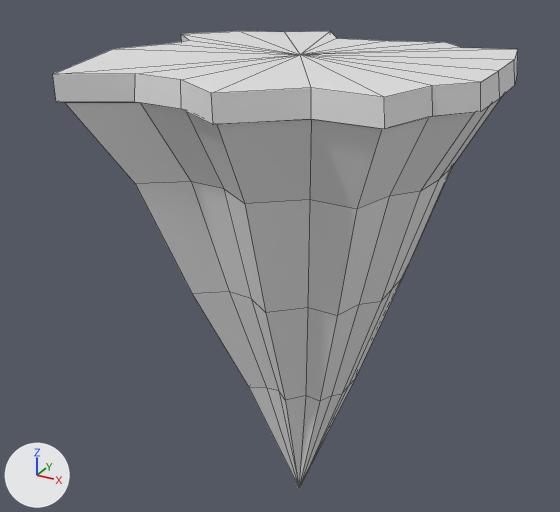
An edit to the OBJ model Assets/Islands/islandmountain.obj, drawn before and after from the same camera.
Both versions are drawn from a 50 mm lens placed at (24.0, -46.9, 53.0), pointed at (-2.1, 0.6, 29.3). Lighting does not change. The marker at lower left points along +X, +Y and +Z. Mesh edges are drawn as thin lines. Where no turn or scale is listed for an object, it has been applied to the vertices.

The first picture shows 'Vert.001', 'Vert.002'.
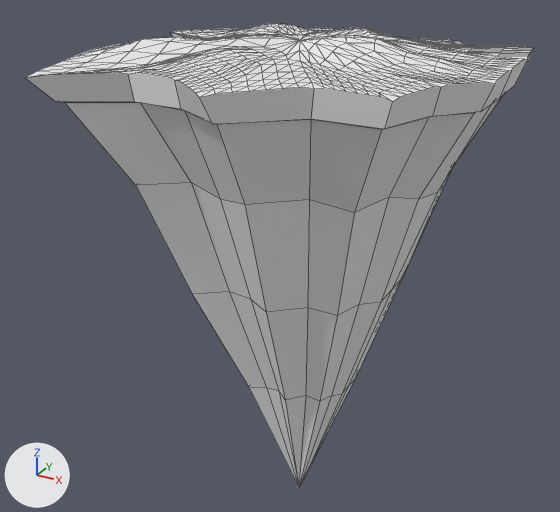
Location of each change, (x1, y1, x2, y2) in pixels of the pictures (560 x 512 px):
'Vert.001_Vert.003', added: after (25, 23, 534, 129)
'Vert.001', deleted: before (53, 31, 518, 129)

The change, as a list of edits to the scene's bpy script:
```text
Add mat_rocky:
    mat_rocky = principled_material('Rocky')
    mat_rocky.base_color = (0.8, 0.8, 0.8)  # white #e7e7e7
    mat_rocky.roughness = 1.0
Add me_vert_001_vert_003:
    me_vert_001_vert_003.from_pydata(...)  # 639 vertices, 1101 faces; spans x -15.0..13.4, y -13.8..14.1, z 42.6..45.8
    me_vert_001_vert_003.materials.append(mat_rocky)  # white #e7e7e7
Remove ob_vert_001:
    ob_vert_001 = bpy.data.objects.new('Vert.001', me_vert_001)
    ob_vert_001.location = (0.0, 0.0, 0.0)
Add ob_vert_001_vert_003:
    ob_vert_001_vert_003 = bpy.data.objects.new('Vert.001_Vert.003', me_vert_001_vert_003)
    ob_vert_001_vert_003.location = (0.0, 0.0, 0.0)
```
